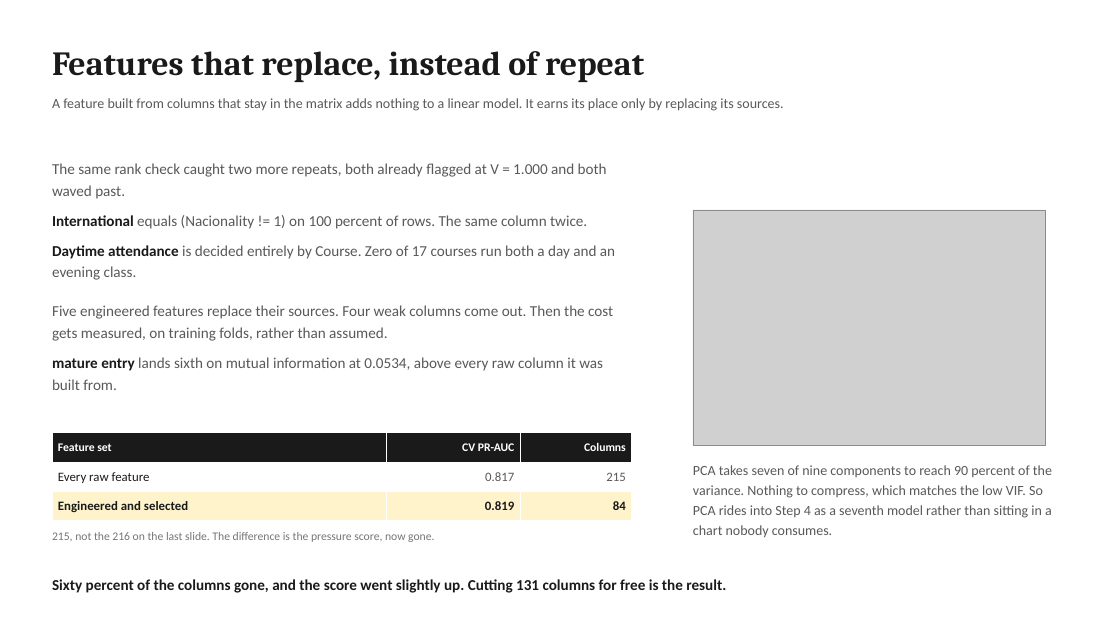
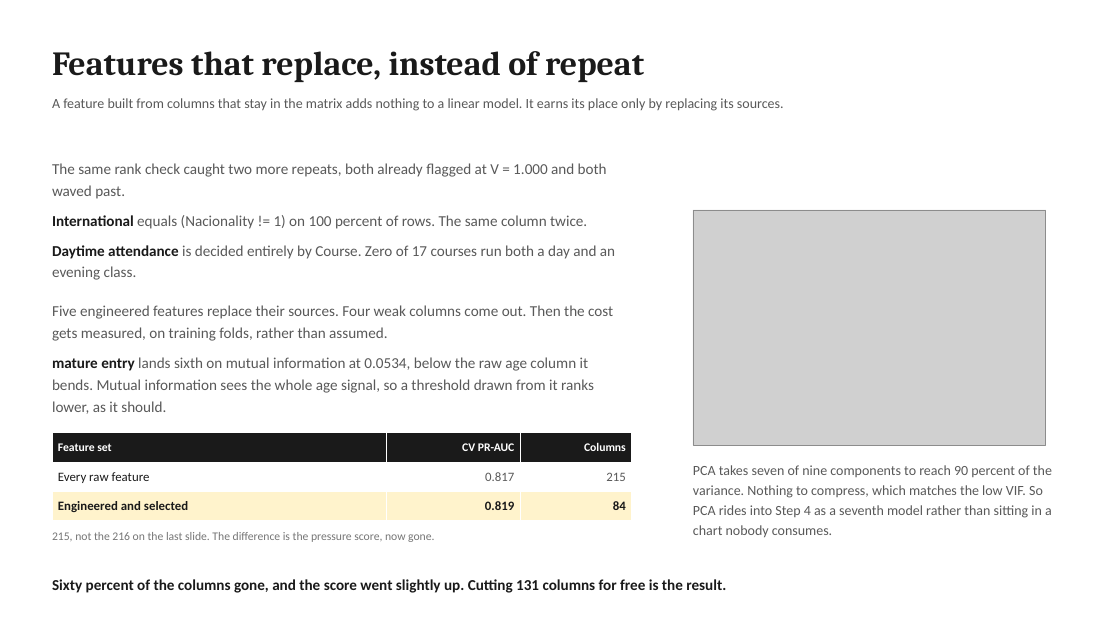
Before and after one commit to jeryldev/pgdaiml-capstone, a slide deck: slide 6 of presentations/technical.pptx. Drawn at 1120x630 pixels with LibreOffice and Linux fonts; fonts in the diff are those of the drawing; grey boxes stand for pictures. Boxes give left, top, right and bottom in pixels: in the first picture for what was removed or moved away, otherwise in the second. Text is boxed around its words. In the diff, an @@ line names an element or a change of style, - is before the commit and + after.

Commit message:
fix: correct mature-entry MI claim and parental-dummy count
mature entry ranks below the age column it bends, not above it. Parental occupation folds 71 dummy columns, not sixty. Corrected in nb03, the report, and the technical deck.

```diff
--- a/presentations/technical.pptx
+++ b/presentations/technical.pptx
@@ text at (52,357,594,393): text changed @@
-mature entry lands sixth on mutual information at 0.0534, above every raw column it was built from.
+mature entry lands sixth on mutual information at 0.0534, below the raw age column it bends. Mutual information sees the whole age signal, so a threshold drawn from it ranks lower, as it should.
```
Also in this commit, not shown: 3 other files.
